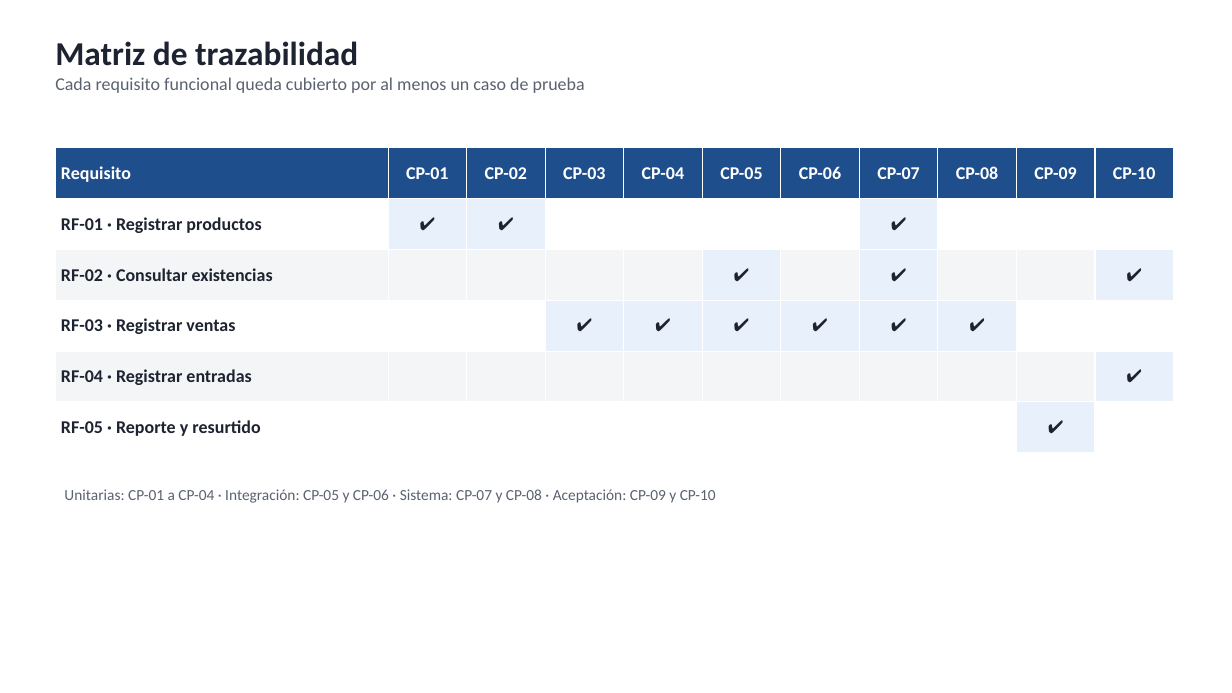
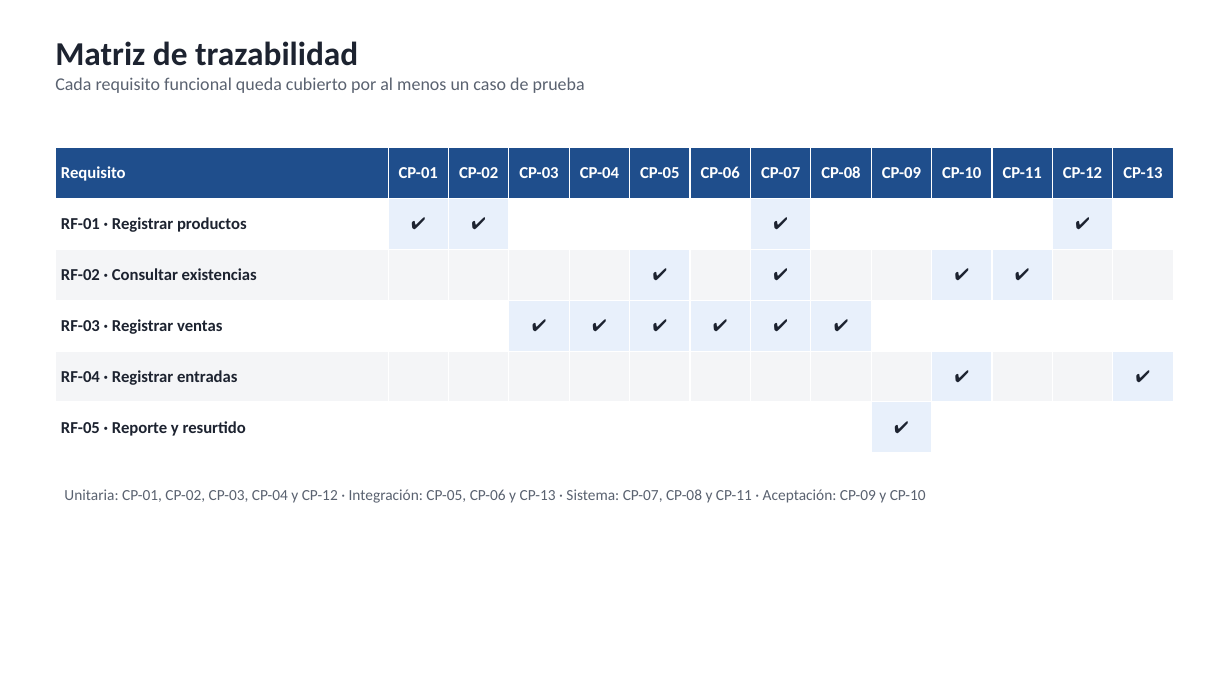
Before and after one commit to azharsonix/sistema-inventario-actividad-2, a slide deck: slide 3 of docs/Segunda parte/Diagramas - Segunda parte.pptx. Drawn at 1232x693 pixels with LibreOffice and Linux fonts; fonts in the diff are those of the drawing. Boxes give left, top, right and bottom in pixels: in the first picture for what was removed or moved away, otherwise in the second. Text is boxed around its words. In the diff, an @@ line names an element or a change of style, - is before the commit and + after.

Commit message:
docs: segunda parte con 13 casos, gráficas de cobertura, niveles y tiempos, y capturas del sistema en ejecución

```diff
--- a/docs/Segunda parte/Diagramas - Segunda parte.pptx
+++ b/docs/Segunda parte/Diagramas - Segunda parte.pptx
@@ table at bbox=[55, 148, 1169, 453] @@
+column 12: CP-11 |  | ✔ |  |  | 
+column 13: CP-12 | ✔ |  |  |  | 
+column 14: CP-13 |  |  |  | ✔ | 
@@ table: place and size @@
-table at bbox=[55, 148, 1174, 453]
+table at bbox=[55, 148, 1169, 453]
@@ text at bbox=[64, 489, 926, 503]: text changed @@
-Unitarias: CP-01 a CP-04 · Integración: CP-05 y CP-06 · Sistema: CP-07 y CP-08 · Aceptación: CP-09 y CP-10
+Unitaria: CP-01, CP-02, CP-03, CP-04 y CP-12 · Integración: CP-05, CP-06 y CP-13 · Sistema: CP-07, CP-08 y CP-11 · Aceptación: CP-09 y CP-10
```
Also in this commit, not shown: 4 other slides changed, 3 slides added, 13 other files.
